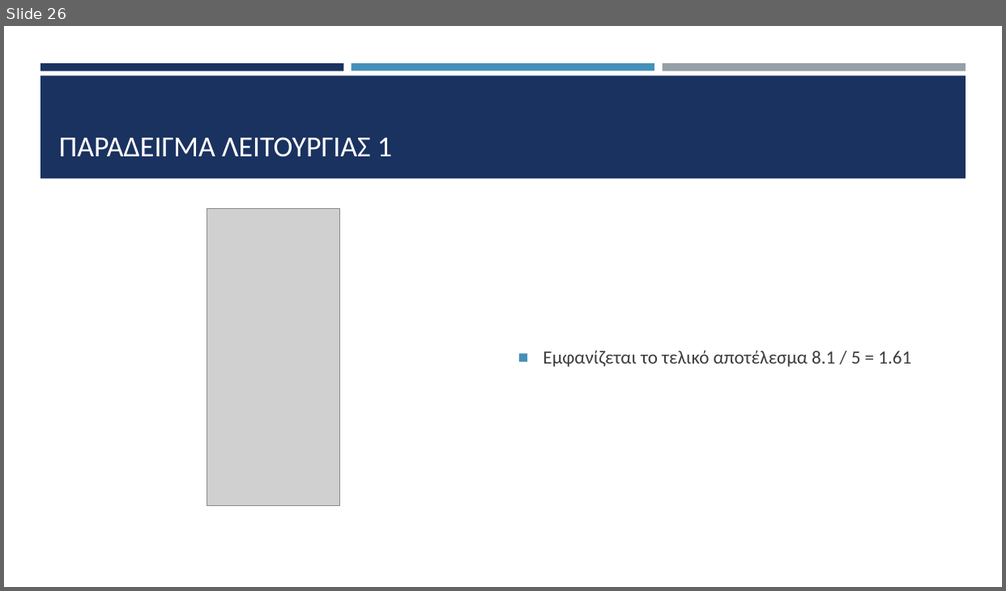
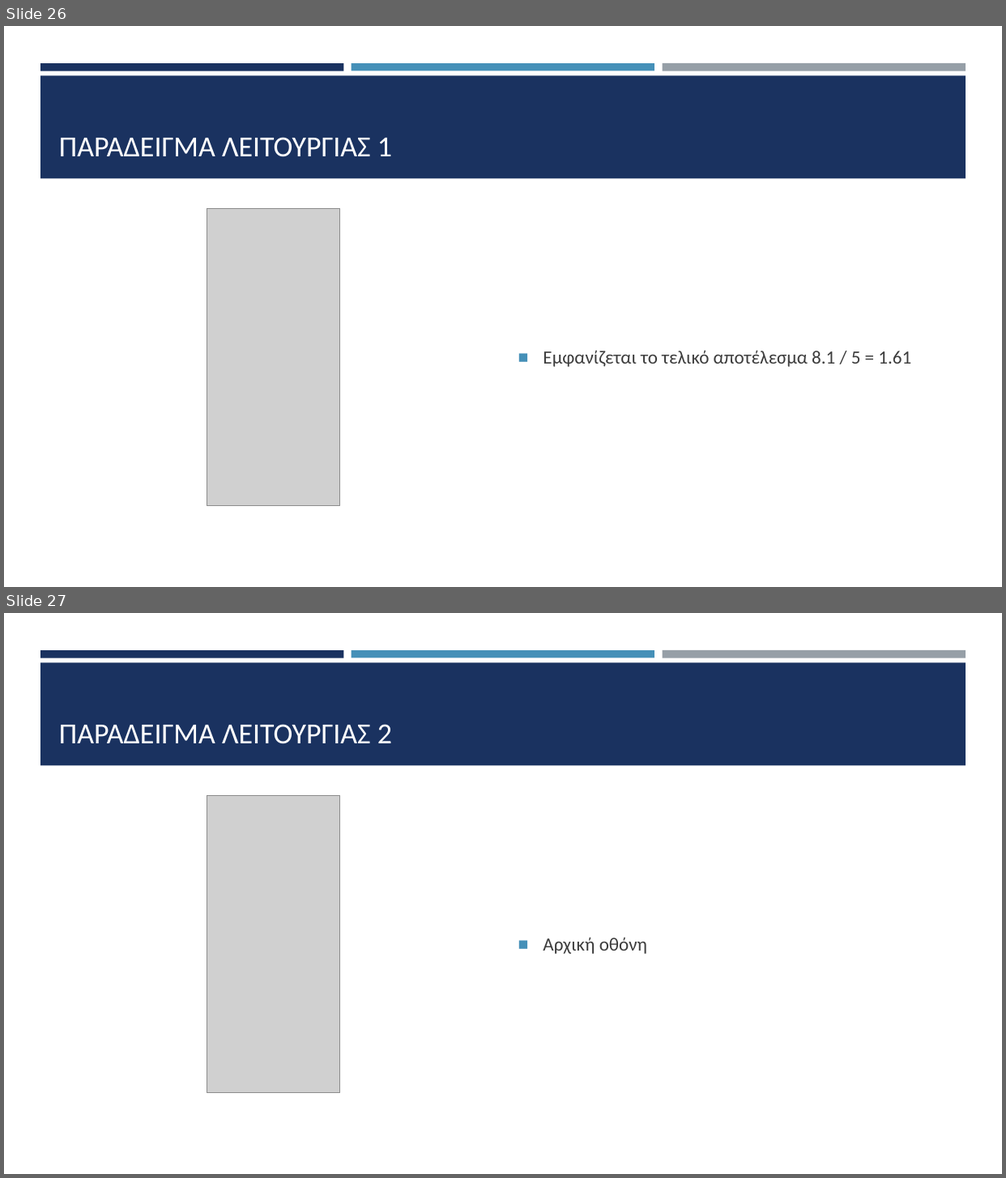
Before and after one commit to HLE47-GROUP03/Scientific_Calculator, a slide deck: sci_calc_main/documentation/HLE47-03_parousiasi.pptx. Shown one above the other, each under a label of ours: slide 26 before the commit, slides 26 and 27 after it. The pictures are 1006x591 and 1006x1178 pixels, drawn with LibreOffice and Linux fonts; fonts in the diff are those of the drawing; grey boxes stand for pictures. Boxes give left, top, right and bottom in pixels: in the first picture for what was removed or moved away, otherwise in the second. Text is boxed around its words. In the diff, an @@ line names an element or a change of style, - is before the commit and + after.

```diff
--- a/sci_calc_main/documentation/HLE47-03_parousiasi.pptx
+++ b/sci_calc_main/documentation/HLE47-03_parousiasi.pptx
@@ slide 27 added at [4, 613, 1002, 1174], background #FFFFFF; not listed: 4 template elements that a slide beside it also shows @@
@@ title added at [59, 724, 392, 744], 28 pt, text #FFFFFF @@
+ΠΑΡΑΔΕΙΓΜΑ ΛΕΙΤΟΥΡΓΙΑΣ 2
@@ picture added at [206, 796, 340, 1093] @@
@@ text added at [543, 937, 647, 954], 18 pt, text #3D3D3D @@
+■ Αρχική οθόνη
```
Also in this commit, not shown: 12 other slides added, 1 other file.
